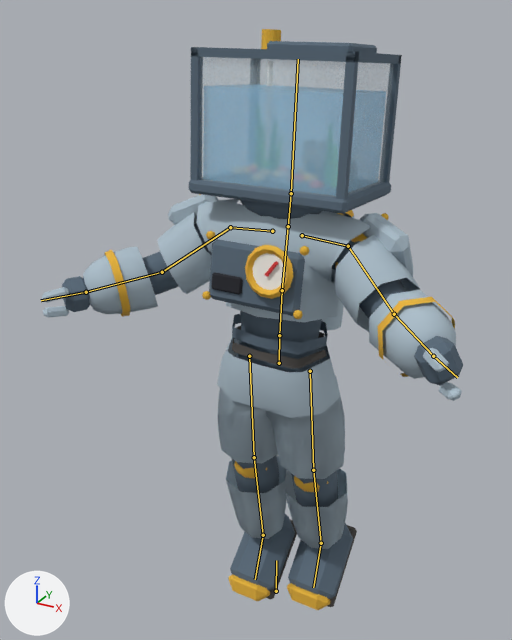
What one commit did to the Blender file assets_src/personagens/capitao_mare_01.blend.
Rendered twice from a camera (50 mm lens) standing at (0.925, -1.84, 2.026) and looking at (-0.097, 0.019, 1.096). The axes (+X, +Y, +Z) are drawn at lower left. The lights are the same throughout. The picture after the commit comes second. Both versions are drawn at frame 1 of the action 'pular'; the numbers are the values there. The bones that bend it are drawn over the model as lines.

The first picture shows 'capitao_mare_01'.
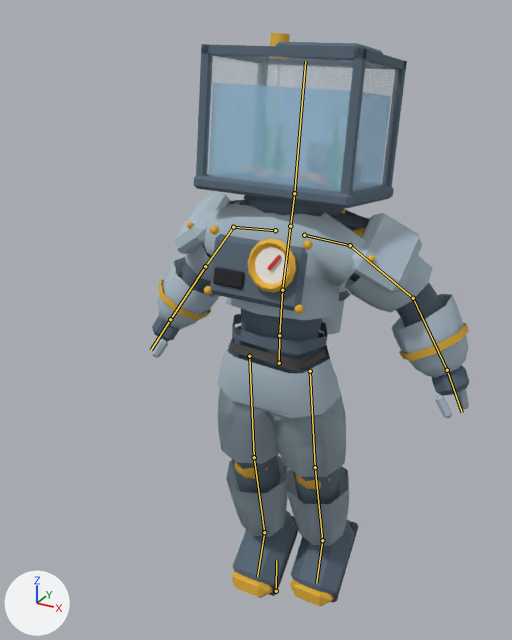
The change, as a list of edits to the scene's bpy script:
```text
Change bone_spine:
    where bone_spine = bpy.data.objects['esqueleto_padrao'].pose.bones['Spine']  # child of 'Hips'
    bone_spine.rotation_quaternion: (0.999, -0.035, 0.0, 0.0) -> (0.999, -0.052, 0.0, 0.0)  # degrees (-4, 0, 0) -> degrees (-6, 0, 0)
Change bone_chest:
    where bone_chest = bpy.data.objects['esqueleto_padrao'].pose.bones['Chest']  # child of 'Spine'
    bone_chest.rotation_quaternion: (0.999, -0.052, 0.0, 0.0) -> (0.998, -0.07, 0.0, 0.0)  # degrees (-6, 0, 0) -> degrees (-8, 0, 0)
Change bone_leftupperarm:
    where bone_leftupperarm = bpy.data.objects['esqueleto_padrao'].pose.bones['LeftUpperArm']  # child of 'LeftShoulder'
    bone_leftupperarm.rotation_quaternion: (0.883, -0.321, -0.321, -0.117) -> (0.828, -0.369, 0.386, 0.172)  # degrees (-40, -40, 0) -> degrees (-48, 50, 0)
Change bone_rightupperarm:
    where bone_rightupperarm = bpy.data.objects['esqueleto_padrao'].pose.bones['RightUpperArm']  # child of 'RightShoulder'
    bone_rightupperarm.rotation_quaternion: (0.908, -0.33, 0.243, 0.089) -> (0.853, -0.38, -0.327, -0.146)  # degrees (-40, 30, 0) -> degrees (-48, -42, 0)
Change bone_rightlowerarm:
    where bone_rightlowerarm = bpy.data.objects['esqueleto_padrao'].pose.bones['RightLowerArm']  # child of 'RightUpperArm'
    bone_rightlowerarm.rotation_quaternion: (0.966, 0.0, 0.0, 0.259) -> (0.956, 0.0, 0.0, 0.292)  # degrees (0, 0, 30) -> degrees (0, 0, 34)
Change bone_leftupperleg:
    where bone_leftupperleg = bpy.data.objects['esqueleto_padrao'].pose.bones['LeftUpperLeg']  # child of 'Hips'
    bone_leftupperleg.rotation_quaternion: (0.998, 0.07, 0.0, 0.0) -> (0.996, 0.087, 0.0, 0.0)  # degrees (8, 0, 0) -> degrees (10, 0, 0)
Change bone_leftlowerleg:
    where bone_leftlowerleg = bpy.data.objects['esqueleto_padrao'].pose.bones['LeftLowerLeg']  # child of 'LeftUpperLeg'
    bone_leftlowerleg.rotation_quaternion: (0.999, 0.052, 0.0, 0.0) -> (0.999, 0.035, 0.0, 0.0)  # degrees (6, 0, 0) -> degrees (4, 0, 0)
Change bone_leftfoot:
    where bone_leftfoot = bpy.data.objects['esqueleto_padrao'].pose.bones['LeftFoot']  # child of 'LeftLowerLeg'
    bone_leftfoot.rotation_quaternion: (0.966, 0.259, 0.0, 0.0) -> (0.956, 0.292, 0.0, 0.0)  # degrees (30, 0, 0) -> degrees (34, 0, 0)
Change bone_rightlowerleg:
    where bone_rightlowerleg = bpy.data.objects['esqueleto_padrao'].pose.bones['RightLowerLeg']  # child of 'RightUpperLeg'
    bone_rightlowerleg.rotation_quaternion: (0.999, 0.052, 0.0, 0.0) -> (0.998, 0.07, 0.0, 0.0)  # degrees (6, 0, 0) -> degrees (8, 0, 0)
```

Where the change shows, as pixel boxes [x1, y1, x2, y2] in the pictures (512 x 640 px):
'capitao_mare_01', posed (24% narrower)
    before: [42, 29, 463, 610]
    after: [152, 33, 470, 606]
bone 'Chest', root to tip
    before: (282, 290) to (288, 226)
    after: (282, 290) to (290, 226)
bone 'LeftUpperArm', root to tip
    before: (348, 246) to (394, 314)
    after: (350, 245) to (413, 298)
bone 'RightUpperArm', root to tip
    before: (230, 227) to (162, 272)
    after: (233, 227) to (205, 266)
bone 'RightLowerArm', root to tip
    before: (162, 272) to (86, 292)
    after: (205, 266) to (170, 319)
bone 'LeftUpperLeg', root to tip
    before: (310, 371) to (313, 470)
    after: (310, 371) to (315, 467)
bone 'LeftLowerLeg', root to tip
    before: (313, 470) to (321, 543)
    after: (315, 467) to (322, 540)
bone 'LeftFoot', root to tip
    before: (321, 543) to (313, 587)
    after: (322, 540) to (316, 583)
bone 'RightLowerLeg', root to tip
    before: (254, 457) to (263, 535)
    after: (254, 457) to (264, 532)
